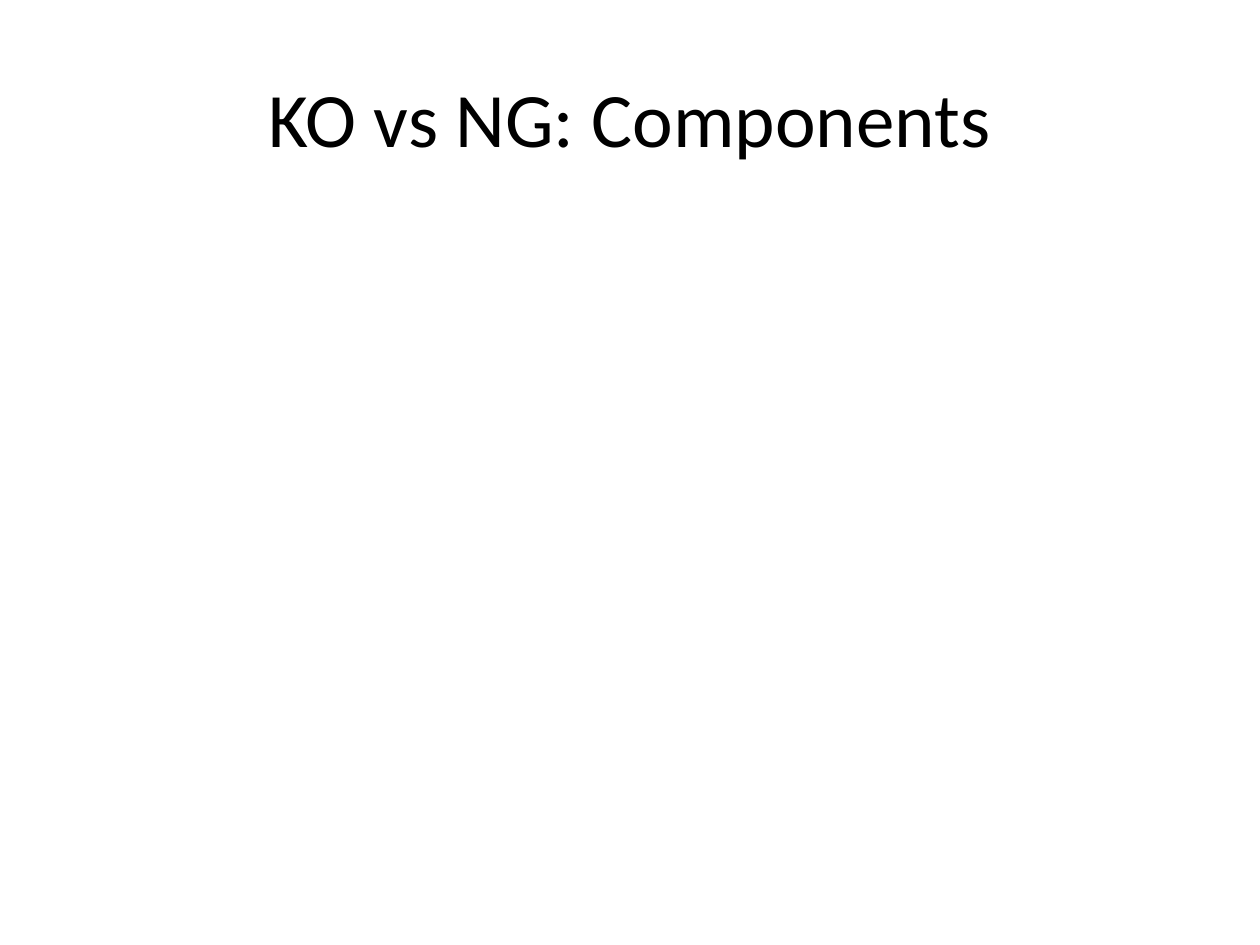
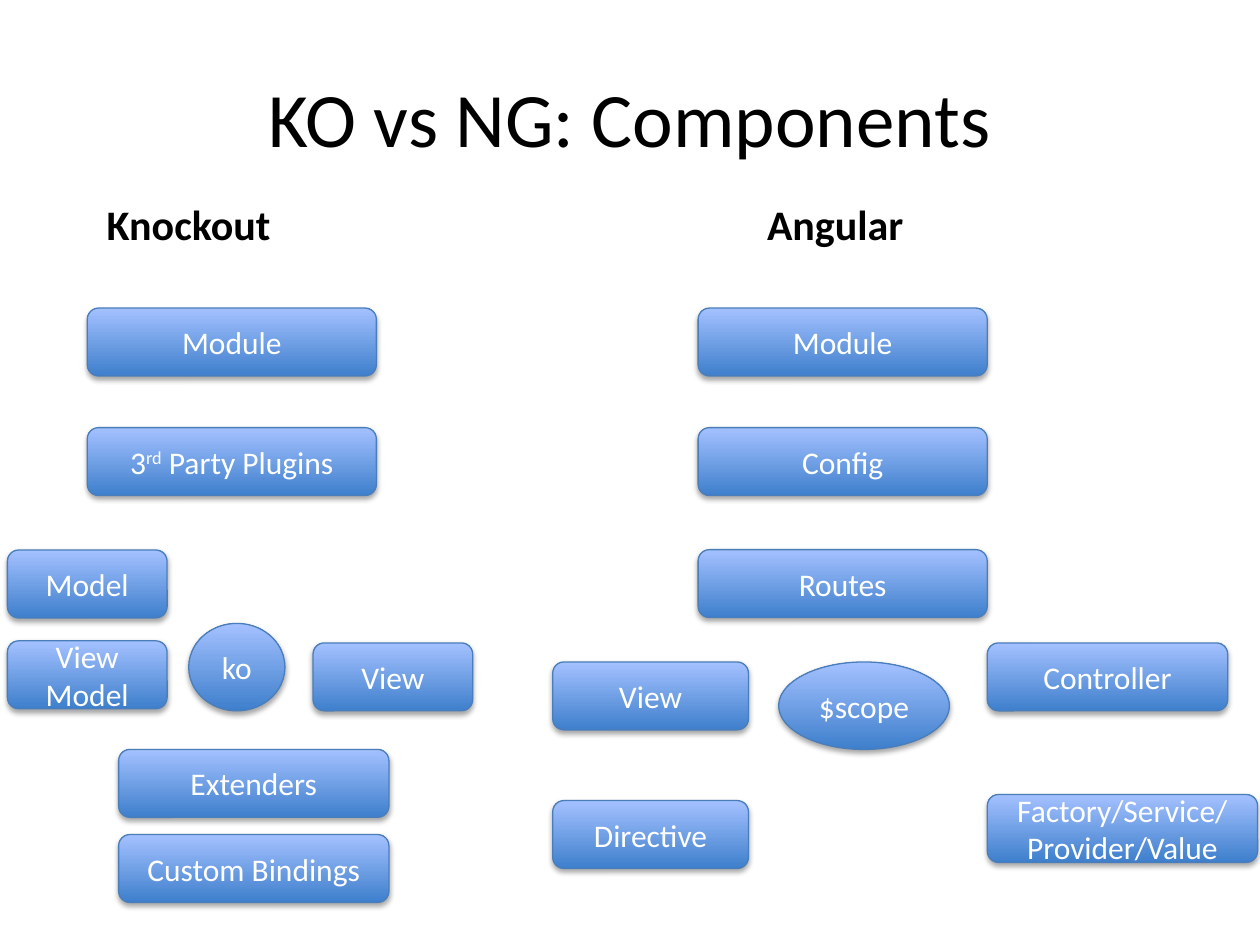
Before and after one commit to Moollihawkja/KOvsNG, a slide deck: slide 11 of KOvsNG.pptx (slide 10 before the commit). Drawn at 1260x945 pixels with LibreOffice and Linux fonts; fonts in the diff are those of the drawing. Boxes give left, top, right and bottom in pixels: in the first picture for what was removed or moved away, otherwise in the second. Text is boxed around its words. In the diff, an @@ line names an element or a change of style, - is before the commit and + after.

Commit message:
Added Angular learning

```diff
--- a/KOvsNG.pptx
+++ b/KOvsNG.pptx
@@ text added at <box>107,210,271,241</box>, 24 pt, text #000000, bold @@
+Knockout
@@ text added at <box>767,210,903,247</box>, 24 pt, text #000000, bold @@
+Angular
@@ rounded rectangle added at <box>87,309,377,377</box>, fill gradient #3F80CE to #A4C4FF, outline #4B7EBC 0.75 pt, 18 pt, text #FFFFFF @@
+Module
@@ rounded rectangle added at <box>698,309,988,377</box>, fill gradient #3F80CE to #A4C4FF, outline #4B7EBC 0.75 pt, 18 pt, text #FFFFFF @@
+Module
@@ rounded rectangle added at <box>87,427,377,495</box>, fill gradient #3F80CE to #A4C4FF, outline #4B7EBC 0.75 pt, 18 pt, text #FFFFFF @@
+3rd Party Plugins
@@ rounded rectangle added at <box>698,427,988,495</box>, fill gradient #3F80CE to #A4C4FF, outline #4B7EBC 0.75 pt, 18 pt, text #FFFFFF @@
+Config
@@ rounded rectangle added at <box>8,551,168,619</box>, fill gradient #3F80CE to #A4C4FF, outline #4B7EBC 0.75 pt, 18 pt, text #FFFFFF @@
+Model
@@ rounded rectangle added at <box>698,549,988,617</box>, fill gradient #3F80CE to #A4C4FF, outline #4B7EBC 0.75 pt, 18 pt, text #FFFFFF @@
+Routes
@@ ellipse added at <box>189,624,285,711</box>, fill gradient #3F80CE to #A4C4FF, outline #4B7EBC 0.75 pt, 18 pt, text #FFFFFF @@
+ko
@@ rounded rectangle added at <box>8,641,168,709</box>, fill gradient #3F80CE to #A4C4FF, outline #4B7EBC 0.75 pt, 18 pt, text #FFFFFF @@
+View Model
@@ rounded rectangle added at <box>312,643,472,711</box>, fill gradient #3F80CE to #A4C4FF, outline #4B7EBC 0.75 pt, 18 pt, text #FFFFFF @@
+View
@@ rounded rectangle added at <box>988,643,1228,711</box>, fill gradient #3F80CE to #A4C4FF, outline #4B7EBC 0.75 pt, 18 pt, text #FFFFFF @@
+Controller
@@ rounded rectangle added at <box>553,662,748,730</box>, fill gradient #3F80CE to #A4C4FF, outline #4B7EBC 0.75 pt, 18 pt, text #FFFFFF @@
+View
@@ ellipse added at <box>779,662,949,748</box>, fill gradient #3F80CE to #A4C4FF, outline #4B7EBC 0.75 pt, 18 pt, text #FFFFFF @@
+$scope
@@ rounded rectangle added at <box>118,750,389,818</box>, fill gradient #3F80CE to #A4C4FF, outline #4B7EBC 0.75 pt, 18 pt, text #FFFFFF @@
+Extenders
@@ rounded rectangle added at <box>553,800,748,868</box>, fill gradient #3F80CE to #A4C4FF, outline #4B7EBC 0.75 pt, 18 pt, text #FFFFFF @@
+Directive
@@ rounded rectangle added at <box>988,795,1259,863</box>, fill gradient #3F80CE to #A4C4FF, outline #4B7EBC 0.75 pt, 18 pt, text #FFFFFF @@
+Factory/Service/Provider/Value
@@ rounded rectangle added at <box>118,834,389,902</box>, fill gradient #3F80CE to #A4C4FF, outline #4B7EBC 0.75 pt, 18 pt, text #FFFFFF @@
+Custom Bindings
```
Also in this commit, not shown: 14 other slides changed, 1 slide added, 1 slide removed, 5 other files.
